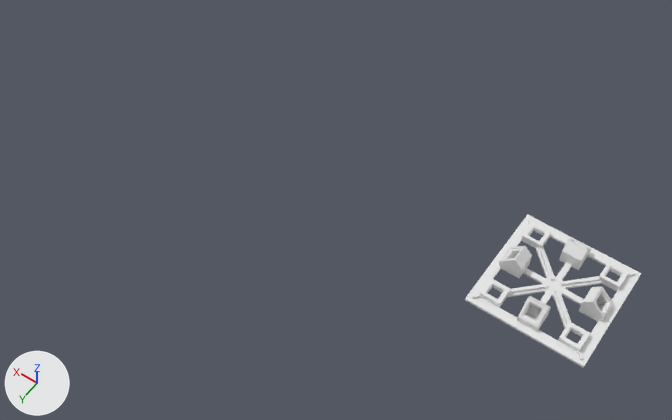
What one commit did to the Blender file blender/frame/frame.blend.
The view is the same before and after, from a camera (50 mm lens) standing at (-56.0, 253.0, 332.0) and looking at (103.0, 30.0, -19.0). Arrows for +X, +Y and +Z are at lower left; the lights stay in place.

Objects in the first picture: 'box_60x60'.
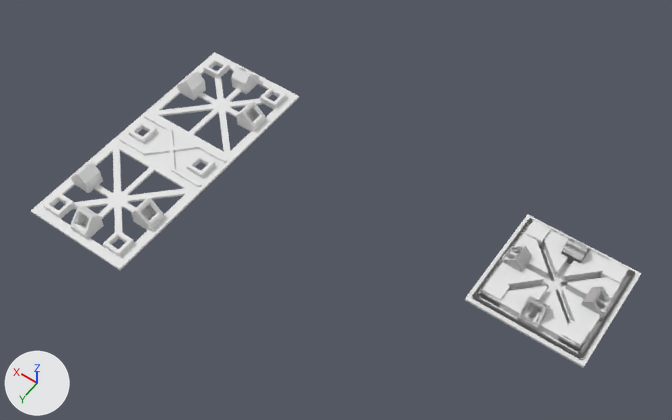
Not drawn themselves, but carrying or shaping drawn objects: ob_cube_003, ob_empty_001, ob_clip_holder_applied_trimmed_closed_001, ob_clip_holder_minimal_001, ob_clip_hold_cutout_001, ob_cube_005, ob_clip_holder_applied_trimmed_closed_002.

The change, as a list of edits to the scene's bpy script:
```text
Add me_cube_010:
    me_cube_010.from_pydata([(25.9, 26.7, -28.8), (25.9, 26.7, -30.0), (-26.0, 26.7, -28.8), (-26.0, 26.7, -30.0), (27.1, 27.9, -28.8), (27.1, 27.9, -30.0), (-27.2, 27.9, -28.8), (-27.2, 27.9, -30.0)], [], [(0, 1, 3, 2), (2, 3, 7, 6), (6, 7, 5, 4), (4, 5, 1, 0), (2, 6, 4, 0), (7, 3, 1, 5)])
Change ob_cube_001:
    remove ob_cube_001.hide_set(True)
Change ob_box_60x60:
    add _m = ob_box_60x60.modifiers.new('Boolean.005', 'BOOLEAN')
    add _m.object = ob_cube_002
    add _m.operation = 'UNION'
Change ob_clip_holder_applied_trimmed_closed:
    remove ob_clip_holder_applied_trimmed_closed.hide_set(True)
Change ob_clip_holder_minimal:
    remove ob_clip_holder_minimal.hide_set(True)
Change ob_cube:
    remove ob_cube.hide_set(True)
Change ob_clip_hold_cutout:
    remove ob_clip_hold_cutout.hide_set(True)
Add ob_cube_002:
    ob_cube_002 = bpy.data.objects.new('Cube.002', me_cube_010)  # modifiers ARRAY
    ob_cube_002.parent = ob_box_60x60
    ob_cube_002.location = (0.0, 0.0, 0.0)
Add ob_clip_holder_applied_trimmed_closed_002:
    ob_clip_holder_applied_trimmed_closed_002 = bpy.data.objects.new('clip_holder_applied_trimmed_closed.002', me_cube_016)  # 214 vertices, 220 faces; spans x -5.0..5.0, y -76.6..-65.29, z -31.19..-19.53; modifiers MIRROR, ARRAY
    ob_clip_holder_applied_trimmed_closed_002.parent = ob_box_60x140
    ob_clip_holder_applied_trimmed_closed_002.location = (150.0, 80.0, 0.0)
    ob_clip_holder_applied_trimmed_closed_002.rotation_euler = (0.0, 0.0, 1.571)  # degrees (0, 0, 90)
Add ob_box_60x140:
    ob_box_60x140 = bpy.data.objects.new('box_60x140', me_cube_008)  # a box spanning x -30.0..30.0, y -70.0..70.0, z -0.6..0.6; modifiers BOOLEAN, BOOLEAN, BOOLEAN, BOOLEAN, BOOLEAN, BOOLEAN, BOOLEAN
    ob_box_60x140.location = (200.0, 40.0, -30.6)
Add ob_cube_005:
    ob_cube_005 = bpy.data.objects.new('Cube.005', me_cube_015)  # 22 vertices, 20 faces; spans x -27.9..0.0, y 29.4..50.6, z -1.0..1.0; modifiers MIRROR
    ob_cube_005.parent = ob_box_60x140
    ob_cube_005.location = (200.0, 0.0, -29.8)
Add ob_clip_hold_cutout_001:
    ob_clip_hold_cutout_001 = bpy.data.objects.new('clip_hold_cutout.001', me_cube_009.copy())  # the mesh of ob_clip_hold_cutout; modifiers ARRAY, ARRAY
    ob_clip_hold_cutout_001.parent = ob_box_60x140
    ob_clip_hold_cutout_001.location = (220.0, 100.0, -29.11)
Add ob_empty_001:
    ob_empty_001 = bpy.data.objects.new('Empty.001', None)
    ob_empty_001.parent = ob_box_60x140
    ob_empty_001.location = (200.0, 40.0, 0.0)
    ob_empty_001.rotation_euler = (0.0, 0.0, 4.712)  # degrees (0, 0, 270)
Add ob_clip_holder_minimal_001:
    ob_clip_holder_minimal_001 = bpy.data.objects.new('clip_holder_minimal.001', me_cube_005.copy())  # the mesh of ob_clip_holder_minimal; modifiers ARRAY, ARRAY
    ob_clip_holder_minimal_001.parent = ob_box_60x140
    ob_clip_holder_minimal_001.location = (220.0, 100.0, -29.11)
Add ob_cube_003:
    ob_cube_003 = bpy.data.objects.new('Cube.003', me_cube_007)  # 64 vertices, 48 faces; spans x -25.0..25.0, y -25.0..25.0, z -32.0..-25.8; modifiers ARRAY
    ob_cube_003.parent = ob_empty_001
    ob_cube_003.location = (0.0, -40.0, 0.0)
Add ob_clip_holder_applied_trimmed_closed_001:
    ob_clip_holder_applied_trimmed_closed_001 = bpy.data.objects.new('clip_holder_applied_trimmed_closed.001', me_cube_016.copy())  # modifiers MIRROR
    ob_clip_holder_applied_trimmed_closed_001.parent = ob_box_60x140
    ob_clip_holder_applied_trimmed_closed_001.location = (200.0, 50.0, 0.0)
```

Location of each change, (x1, y1, x2, y2) in pixels of the pictures (672 x 420 px):
'box_60x140', added
    after: (31, 52, 299, 270)
'box_60x60', reshaped, modifiers changed
    both: (465, 214, 641, 368)
'Cube.001', shown
    after: (485, 224, 627, 346)
'clip_hold_cutout', shown
    after: (482, 220, 628, 348)
'Cube.002', added
    after: (474, 219, 635, 357)
'Cube', shown
    after: (472, 218, 635, 359)
'clip_holder_minimal', shown
    after: (480, 244, 628, 351)
'clip_holder_applied_trimmed_closed', shown
    after: (525, 257, 611, 309)
